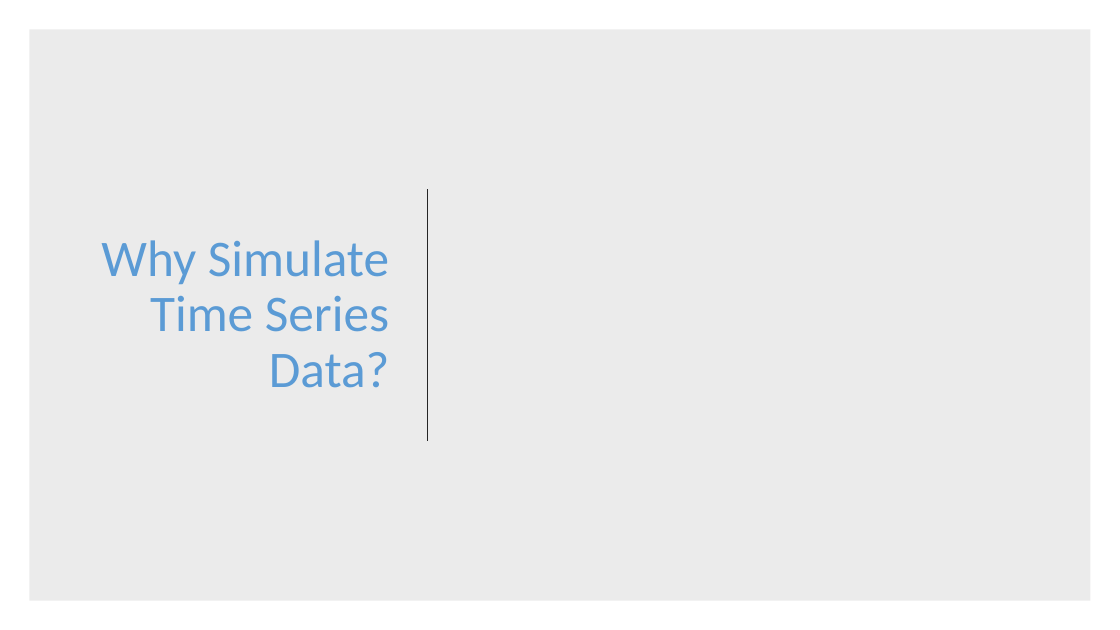
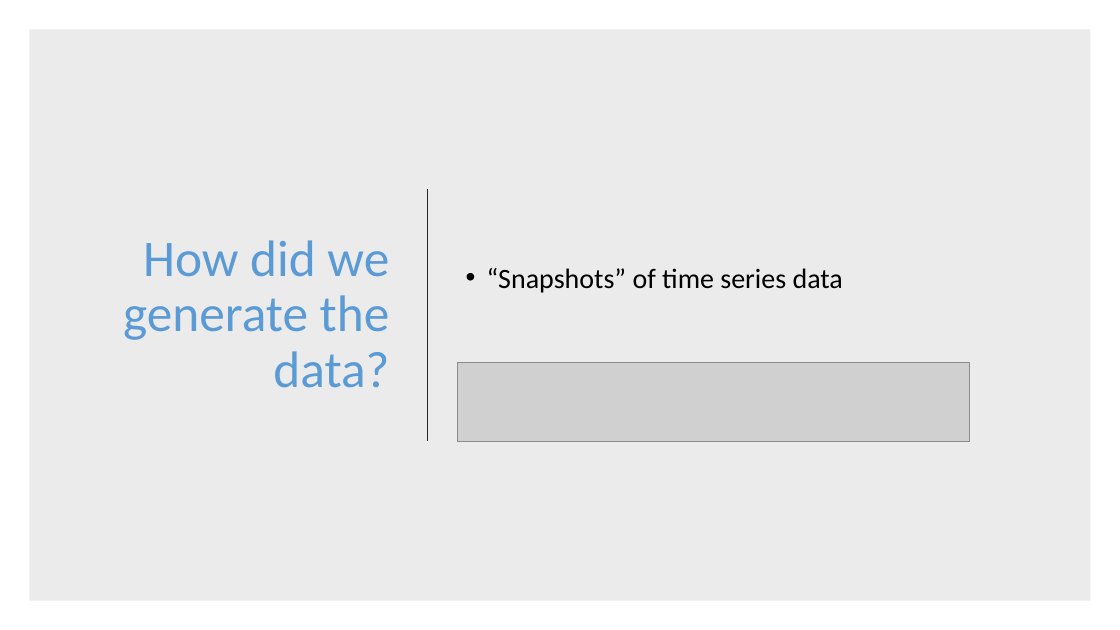
Before and after one commit to ndorilas2014/RMTProject, a slide deck: slide 16 of Presentation(RMT).pptx (slide 13 before the commit). Drawn at 1120x630 pixels with LibreOffice and Linux fonts; fonts in the diff are those of the drawing; grey boxes stand for pictures. Boxes give left, top, right and bottom in pixels: in the first picture for what was removed or moved away, otherwise in the second. Text is boxed around its words. In the diff, an @@ line names an element or a change of style, - is before the commit and + after.

```diff
--- a/Presentation(RMT).pptx
+++ b/Presentation(RMT).pptx
@@ title at <box>123,240,390,388</box>: text changed @@
-Why Simulate Time Series Data?
+How did we generate the data?
@@ text added at <box>487,268,843,293</box>, 24 pt, text #000000 @@
+• “Snapshots” of time series data
@@ picture added at <box>457,362,970,441</box> @@
```
Also in this commit, not shown: 5 other slides changed, 13 slides added, 2 slides removed, 17 other files.
